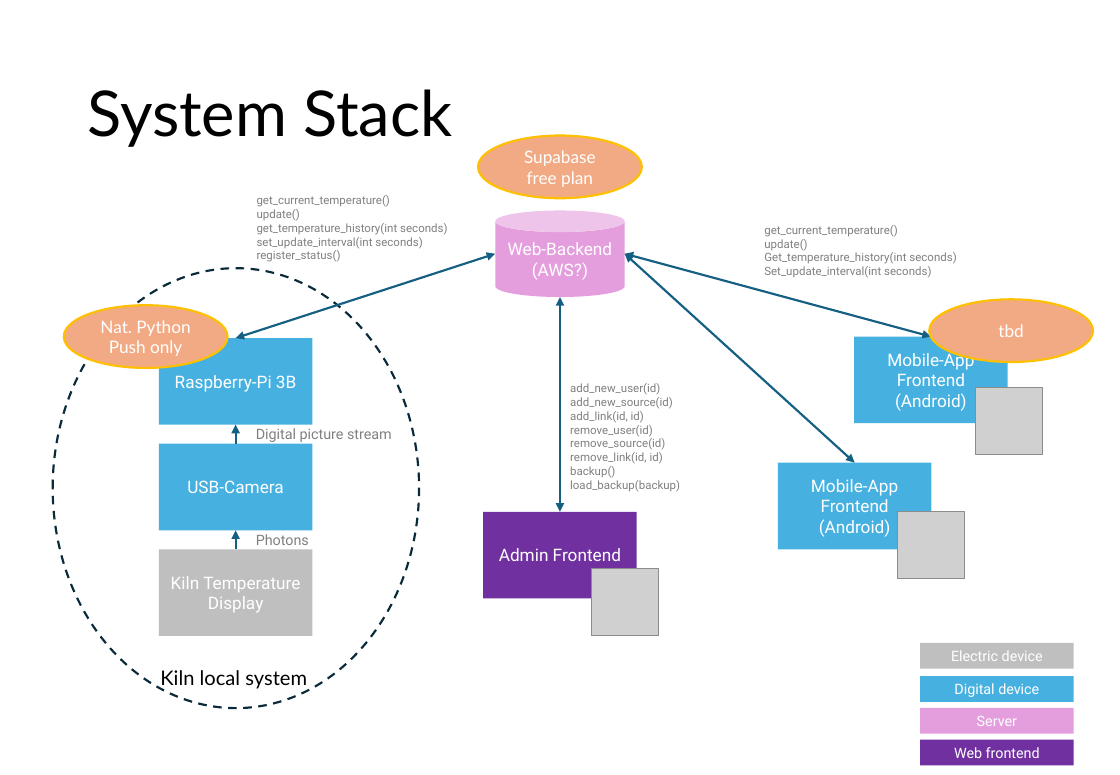
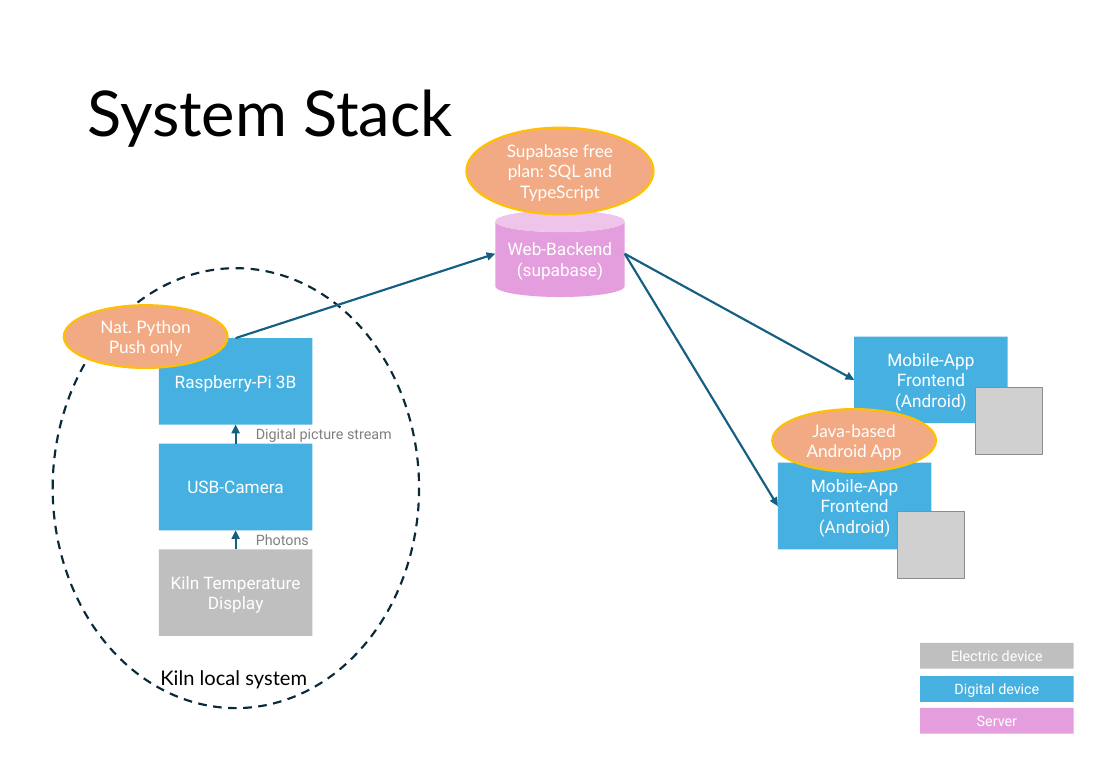
Before and after one commit to MartinRuchti/MyKilnBuddy, a slide deck: slide 4 of MyKilnBuddy_Architecture.pptx. Drawn at 1120x775 pixels with LibreOffice and Linux fonts; fonts in the diff are those of the drawing; grey boxes stand for pictures. Boxes give left, top, right and bottom in pixels: in the first picture for what was removed or moved away, otherwise in the second. Text is boxed around its words. In the diff, an @@ line names an element or a change of style, - is before the commit and + after.

Commit message:
Updated Architecture Diagrams
Updated pptx to reflect the current version of the system

```diff
--- a/MyKilnBuddy_Architecture.pptx
+++ b/MyKilnBuddy_Architecture.pptx
@@ ellipse "Supabase free plan: SQL and ...": place and size @@
-ellipse "Supabase free plan: SQL and ..." at <box>478,135,641,199</box>
+ellipse "Supabase free plan: SQL and ..." at <box>466,128,654,215</box>
@@ text in ellipse at <box>507,144,613,201</box>: text changed @@
-Supabase free plan
+Supabase free plan: SQL and TypeScript
@@ text removed at <box>257,195,447,262</box> @@
-get_current_temperature()
-update()
-get_temperature_history(int seconds)
-set_update_interval(int seconds)
-register_status()
@@ text removed at <box>764,225,956,278</box> @@
-get_current_temperature()
-update()
-Get_temperature_history(int seconds)
-Set_update_interval(int seconds)
@@ double arrow (236, 338) - (495, 254): double arrow to arrow @@
@@ text in cylinder at <box>508,242,612,280</box>: text changed @@
-Web-Backend (AWS?)
+Web-Backend (supabase)
@@ double arrow moved from (625, 254) - (855, 463) to (625, 254) - (854, 381) @@
@@ double arrow (625, 254) - (854, 381): double arrow to arrow @@
@@ double arrow moved from (561, 298) - (561, 512) to (625, 254) - (778, 507) @@
@@ double arrow (625, 254) - (778, 507): double arrow to arrow @@
@@ double arrow removed from (625, 254) to (931, 337) @@
@@ ellipse removed at <box>930,300,1093,363</box> @@
-tbd
@@ text removed at <box>570,383,680,492</box> @@
-add_new_user(id)
-add_new_source(id)
-add_link(id, id)
-remove_user(id)
-remove_source(id)
-remove_link(id, id)
-backup()
-load_backup(backup)
@@ ellipse added at <box>773,410,936,473</box>, fill #F2AA84, outline #FFC000 1.5 pt, 12 pt, text #FFFFFF @@
+Java-based Android App
@@ rectangle removed at <box>483,512,637,599</box> @@
-Admin Frontend
@@ picture removed at <box>592,569,659,636</box> @@
@@ rectangle removed at <box>920,740,1074,766</box> @@
-Web frontend
```
Also in this commit, not shown: 2 other slides changed, 1 slide removed.
